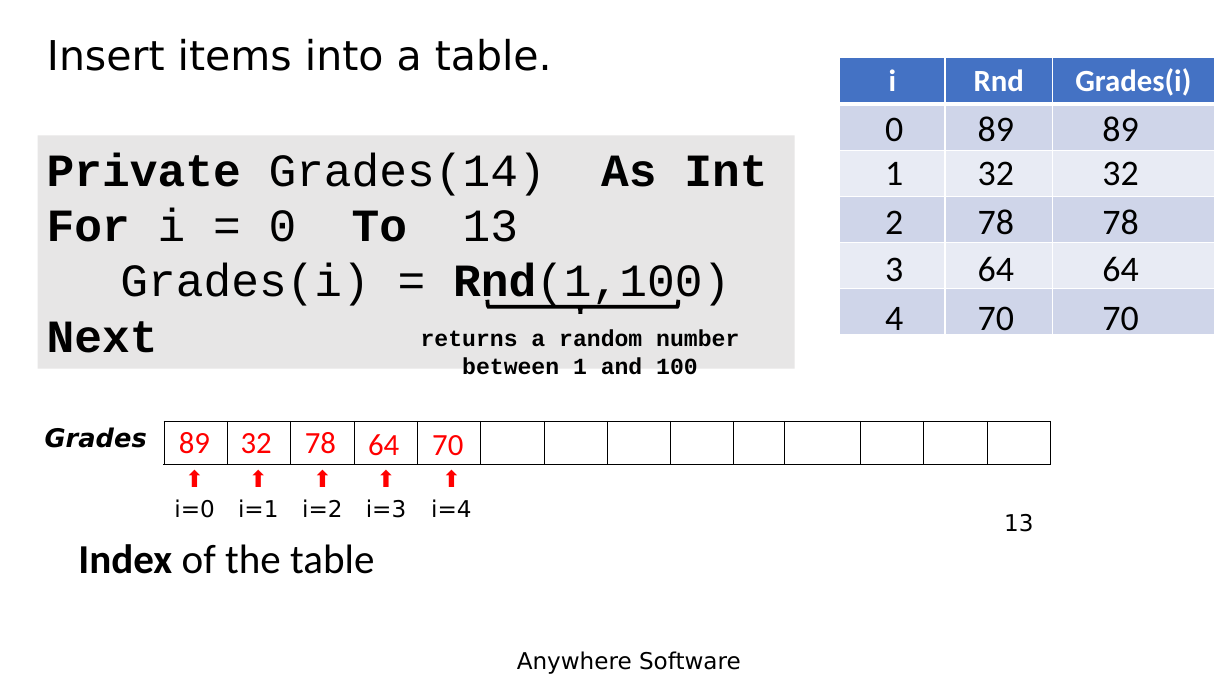
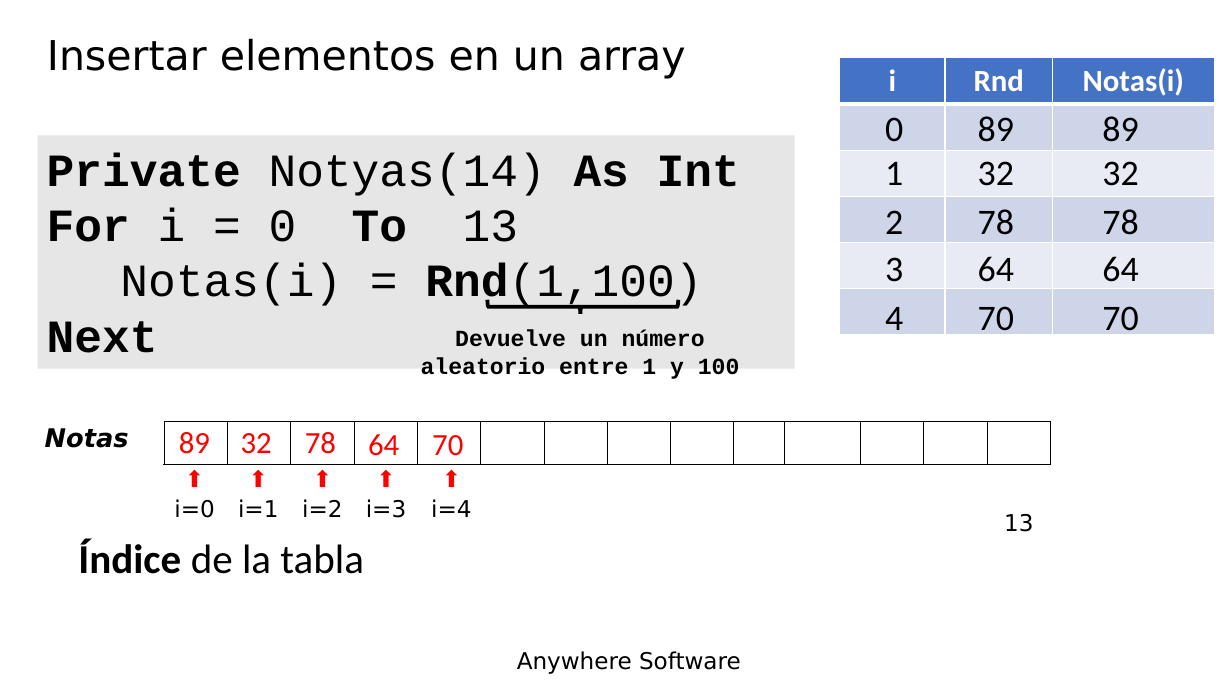
Before and after one commit to Lamashino/Teaching-B4J, a slide deck: slide 6 of Tema 14 - Matrices - Arrays/Tema 14 - Matrices - Arrays.pptx. Drawn at 1232x693 pixels with LibreOffice and Linux fonts; fonts in the diff are those of the drawing; background and template pictures are left out. Boxes give left, top, right and bottom in pixels: in the first picture for what was removed or moved away, otherwise in the second. Text is boxed around its words. In the diff, an @@ line names an element or a change of style, - is before the commit and + after.

```diff
--- a/Tema 14 - Matrices - Arrays/Tema 14 - Matrices - Arrays.pptx
+++ b/Tema 14 - Matrices - Arrays/Tema 14 - Matrices - Arrays.pptx
@@ title at (47,38,686,79): text changed @@
-Insert items into a table.
+Insertar elementos en un array
@@ table at (840,57,1214,335) @@
-row 1, column 3: Grades(i)
+row 1, column 3: Notas(i)
@@ text in rectangle at (47,153,740,196): text changed @@
-Private Grades(14) As Int
+Private Notyas(14) As Int
@@ text in rectangle at (120,264,702,310): text changed @@
-Grades(i) = Rnd(1,100)
+Notas(i) = Rnd(1,100)
@@ text at (421,329,740,379): text changed @@
-returns a random number between 1 and 100
+Devuelve un número aleatorio entre 1 y 100
@@ table at (38,421,1057,548) @@
-row 1, column 1: Grades
+row 1, column 1: Notas
@@ text at (78,540,364,574): text changed @@
-Index of the table
+Índice de la tabla
```
Also in this commit, not shown: 3 other slides changed.
